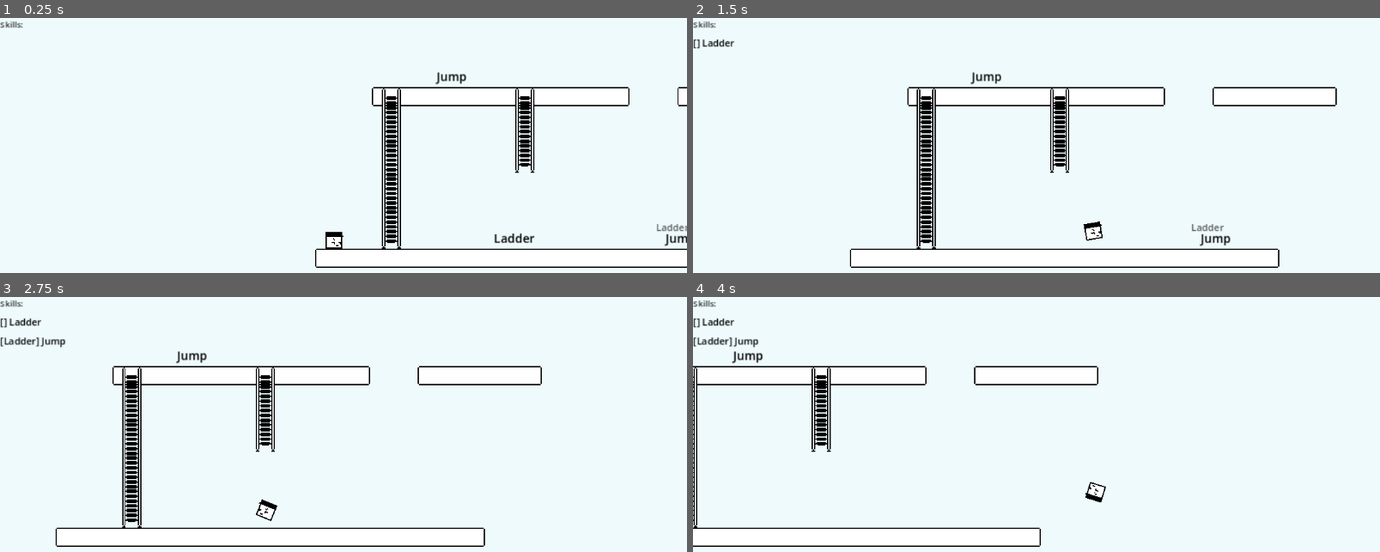
Above: before the commit, frames 1-4 (two rows, left to right).
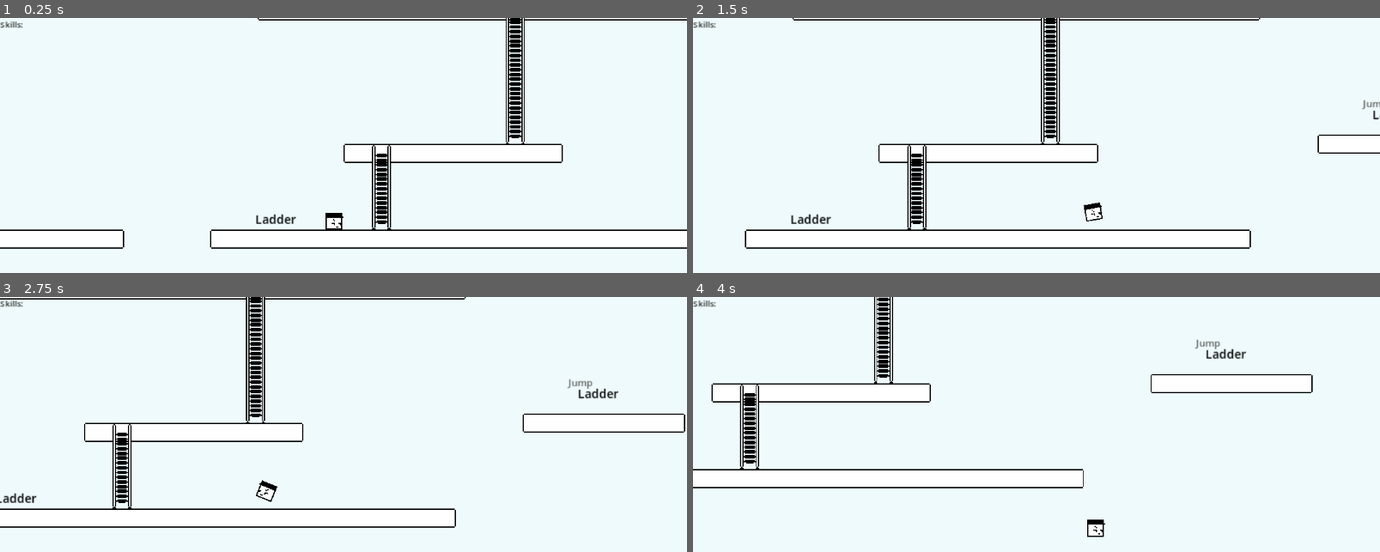
Above: after the commit, the same moments.

Repository: mariacki/and_what
Game: Godot game, scene res://scenes/game.tscn
Two runs of this game, one before a commit and one after it. Both use one fixed random seed, a clock stepped at 60 frames per second and the inputs below.
Inputs:
- Up to frame 1 (0.25 s): no input
- Up to frame 2 (1.5 s): tap Enter at 0.5 s; hold Right (ui_right) from 0.53 s (still down); tap Ctrl (action) at 0.6, 1.35 s
- Up to frame 3 (2.75 s): release Right (ui_right) at 2.03 s; hold Left (ui_left) from 2.03 s (still down); tap Ctrl (action) at 2.1 s
- Up to frame 4 (4 s): release Left (ui_left) at 2.78 s; hold Right (ui_right) from 2.78 s (still down); tap Ctrl (action) at 2.85, 3.6 s

The runs differ from the first frame. In frame 1, 6.9% of the frame differs, in the area x 0-100%, y 0-98%; in frame 2, 7.4%; in frame 3, 7.6%; in frame 4, 6.1%.

Commit message:
Player detects what it can interact with

Diff:
--- a/scenes/game.tscn
+++ b/scenes/game.tscn
@@ -9,48 +9,62 @@
 [node name="Game" type="Node2D" unique_id=1286791302]
 
 [node name="Platform3" parent="." unique_id=661368424 instance=ExtResource("1_lnu2h")]
-position = Vector2(376, 448)
-number_of_segments = 5
+position = Vector2(184, 304)
+number_of_segments = 25
 
 [node name="SkillCard3" parent="." unique_id=1035689853 instance=ExtResource("1_lbhrr")]
-position = Vector2(184, 424)
-requires = ""
+position = Vector2(264, 80)
+requires = 0
 provides = 3
 
 [node name="SkillCard" parent="." unique_id=1509141401 instance=ExtResource("1_lbhrr")]
-position = Vector2(232, 560)
-requires = ""
+position = Vector2(232, 280)
+requires = 0
 provides = 1
 
-[node name="SkillCard2" parent="." unique_id=791901644 instance=ExtResource("1_lbhrr")]
-position = Vector2(376, 560)
-requires = 1
-provides = 3
+[node name="Platform9" parent="." unique_id=655066593 instance=ExtResource("1_lnu2h")]
+position = Vector2(664, 224)
+number_of_segments = 7
 
-[node name="Platform2" parent="." unique_id=1914121879 instance=ExtResource("1_lnu2h")]
-position = Vector2(120, 448)
-number_of_segments = 12
+[node name="Platform11" parent="." unique_id=1590355060 instance=ExtResource("1_lnu2h")]
+position = Vector2(224, 112)
+number_of_segments = 23
 
-[node name="Platform" parent="." unique_id=1732639023 instance=ExtResource("1_lnu2h")]
-position = Vector2(72, 584)
-number_of_segments = 21
+[node name="Platform6" parent="." unique_id=220434807 instance=ExtResource("1_lnu2h")]
+position = Vector2(-72, 304)
+number_of_segments = 10
+
+[node name="Platform7" parent="." unique_id=1708893482 instance=ExtResource("1_lnu2h")]
+position = Vector2(-192, 232)
+number_of_segments = 10
+
+[node name="Platform4" parent="." unique_id=205037669 instance=ExtResource("1_lnu2h")]
+position = Vector2(296, 232)
+number_of_segments = 10
+
+[node name="SkillCard4" parent="." unique_id=1734962146 instance=ExtResource("1_lbhrr")]
+position = Vector2(720, 192)
+requires = 3
+provides = 1
 
 [node name="Player" parent="." unique_id=101684812 instance=ExtResource("1_uwrxv")]
-position = Vector2(80, 544)
+position = Vector2(280, 280)
 
 [node name="Camera2D" type="Camera2D" parent="Player" unique_id=1768085367]
 position = Vector2(8, 0)
 drag_horizontal_enabled = true
 drag_vertical_enabled = true
 
-[node name="Ladder" parent="." unique_id=1388910834 instance=ExtResource("2_yqjtg")]
-z_index = 100
-position = Vector2(128, 448)
-number_of_segments = 7
+[node name="Ladder2" parent="." unique_id=791188574 instance=ExtResource("2_yqjtg")]
+position = Vector2(320, 232)
+number_of_segments = 3
 
-[node name="Ladder2" parent="." unique_id=1825102335 instance=ExtResource("2_yqjtg")]
-z_index = 100
-position = Vector2(240, 448)
+[node name="Ladder4" parent="." unique_id=1892279685 instance=ExtResource("2_yqjtg")]
+position = Vector2(432, 112)
+number_of_segments = 6
+
+[node name="Ladder3" parent="." unique_id=595869846 instance=ExtResource("2_yqjtg")]
+position = Vector2(-48, 232)
 number_of_segments = 3
 
 [node name="Ui" type="CanvasLayer" parent="." unique_id=1836440554]
--- /dev/null
+++ b/src/components/interactive.gd
@@ -0,0 +1,4 @@
+class_name Interactive
+
+func required_skill() -> SkillCard.Skill:
+	return SkillCard.Skill.NOTHING
--- /dev/null
+++ b/src/ladder/TransportPoint.gd
@@ -0,0 +1,5 @@
+class_name TransportPoint
+extends Area2D
+
+@export var destination_point: TransportPoint
+@export var required_skill: SkillCard.Skill
--- a/src/ladder/ladder.gd
+++ b/src/ladder/ladder.gd
@@ -29,63 +29,7 @@
 
 
 	z_index = Units.LAYER_INTERACTIVES
-
-	top_trigger.body_entered.connect(_on_top_enter)
-	top_trigger.body_exited.connect(_on_top_exit)
-
-	bottom_trigger.body_entered.connect(_on_bottom_enter)
-	bottom_trigger.body_exited.connect(_on_bottom_exit)
-
-
 	_update()
-
-func _physics_process(_delta: float) -> void:
-	_update_availability()
-
-func _update_availability() -> void:
-	var player = null
-
-	player = _find_player_in_trigger(top_trigger)
-	if player != null:
-		player.ladder_available(bottom_trigger.global_position)
-
-	player = _find_player_in_trigger(bottom_trigger)
-	if player != null:
-		player.ladder_available(top_trigger.global_position)
-
-
-
-func _find_player_in_trigger(trigger: Area2D) -> Player:
-	for body in trigger.get_overlapping_bodies():
-		if body is Player:
-			return body
-
-	return null
-
-
-func _on_top_enter(body: Node2D) -> void:
-	print("top enered")
-	if body is Player:
-		body.ladder_available(bottom_trigger.global_position)
-
-func _on_top_exit(body: Node2D) -> void:
-	if body is Player:
-		if body.global_position.distance_squared_to(bottom_trigger.global_position ) < Units.UNIT:
-			return
-
-		body.ladder_unavailable("top ladder unavailable")
-
-func _on_bottom_enter(body: Node2D) -> void:
-	if body is Player:
-		body.ladder_available(top_trigger.global_position)
-
-func _on_bottom_exit(body: Node2D) -> void:
-	if body is Player:
-		if body.global_position.distance_squared_to(top_trigger.global_position) <= 0.01:
-			return
-
-		body.ladder_unavailable("bottom trigger exit")
-
 
 func _update() -> void:
 	if not repeatable:
@@ -95,3 +39,9 @@
 	repeatable.number_of_segments = number_of_segments
 
 	bottom_trigger.position = repeatable.last_segment_pos() + Vector2(0, Units.HALF)
+
+func get_destination(player: Player) -> Vector2:
+	if player in top_trigger.get_overlapping_bodies():
+		return bottom_trigger.global_position
+
+	return top_trigger.global_position
--- a/src/ladder/ladder.tscn
+++ b/src/ladder/ladder.tscn
@@ -6,12 +6,14 @@
 [ext_resource type="Script" uid="uid://c6qffbqoh7euy" path="res://src/components/repeatable/repeatable.gd" id="2_dfxoj"]
 [ext_resource type="Texture2D" uid="uid://bw6jmr0w5wixa" path="res://texture/ladder_bottom.png" id="3_dfxoj"]
 [ext_resource type="Script" uid="uid://ddv6ed70sikt8" path="res://src/components/repeatable/repeatable_segment.gd" id="4_kn724"]
+[ext_resource type="Script" uid="uid://dexx0ujdln3rf" path="res://src/ladder/TransportPoint.gd" id="7_jvy3v"]
 
 [sub_resource type="RectangleShape2D" id="RectangleShape2D_0p6nn"]
 
 [sub_resource type="RectangleShape2D" id="RectangleShape2D_751gj"]
 
 [node name="Ladder" type="Node2D" unique_id=1825102335]
+z_index = 100
 script = ExtResource("1_cjowv")
 
 [node name="Repeatable" type="Node2D" parent="." unique_id=58516107]
@@ -22,7 +24,7 @@
 [node name="Bottom" type="Sprite2D" parent="Repeatable" unique_id=1435871046]
 unique_name_in_owner = true
 texture_filter = 1
-position = Vector2(0, 32)
+position = Vector2(0, 24)
 texture = ExtResource("3_dfxoj")
 region_enabled = true
 region_rect = Rect2(0, 0, 16, 16)
@@ -33,7 +35,8 @@
 [node name="Middle" type="Sprite2D" parent="Repeatable" unique_id=1625435491]
 unique_name_in_owner = true
 texture_filter = 1
-position = Vector2(0, 16)
+texture_repeat = 2
+position = Vector2(0, 8)
 texture = ExtResource("2_cjowv")
 region_enabled = true
 region_rect = Rect2(0, 0, 16, 16)
@@ -48,16 +51,22 @@
 script = ExtResource("4_kn724")
 metadata/_custom_type_script = "uid://ddv6ed70sikt8"
 
-[node name="TopTrigger" type="Area2D" parent="." unique_id=1721290718]
+[node name="TopTrigger" type="Area2D" parent="." unique_id=1721290718 node_paths=PackedStringArray("destination_point")]
 position = Vector2(0, -8)
+script = ExtResource("7_jvy3v")
+destination_point = NodePath("../BottomTrigger")
+required_skill = 1
 
 [node name="TopShape" type="CollisionShape2D" parent="TopTrigger" unique_id=408443890]
 unique_name_in_owner = true
 scale = Vector2(1.5, 1.5)
 shape = SubResource("RectangleShape2D_0p6nn")
 
-[node name="BottomTrigger" type="Area2D" parent="." unique_id=1515336050]
-position = Vector2(0, 40)
+[node name="BottomTrigger" type="Area2D" parent="." unique_id=1515336050 node_paths=PackedStringArray("destination_point")]
+position = Vector2(0, 32)
+script = ExtResource("7_jvy3v")
+destination_point = NodePath("../TopTrigger")
+required_skill = 1
 
 [node name="BottomShape" type="CollisionShape2D" parent="BottomTrigger" unique_id=1183101453]
 unique_name_in_owner = true
--- a/src/player/detection_area.gd
+++ b/src/player/detection_area.gd
@@ -7,3 +7,22 @@
 			return area
 
 	return null
+
+
+
+func get_interactives() -> Array[Node2D]:
+	var nodes: Array[Node2D]
+
+	for area in get_overlapping_areas():
+		if area is SkillCard:
+			nodes.append(area)
+
+		if area is Edge:
+			nodes.append(area)
+
+	for body in get_overlapping_bodies():
+		if body is Ladder:
+			nodes.append(body)
+
+
+	return nodes
--- a/src/player/player.gd
+++ b/src/player/player.gd
@@ -2,11 +2,8 @@
 
 signal skills_updated(skills: Array[SkillCard])
 
-
 const SPEED = 200.0
 const JUMP_VELOCITY = -400.0
-
-
 
 @export var animation_player: AnimationPlayer
 @export var sprite: Sprite2D
@@ -17,8 +14,7 @@
 var state_machine: StateMachine = StateMachine.new()
 var skills: Array[SkillCard] = []
 
-
-var move_dest: Vector2 = Vector2.ZERO
+var move_destination: Vector2 = Vector2.ZERO
 var moving_animation: String = "idle"
 var can_climb: bool = false
 
@@ -31,7 +27,7 @@
 	animation_player.play("move")
 
 	state_machine.register_state(PlayerWalking, PlayerWalking.new())
-	state_machine.register_state(PlayerClimbing, PlayerClimbing.new())
+	state_machine.register_state(PlayerInTransport, PlayerInTransport.new())
 	state_machine.register_state(PlayerFalling, PlayerFalling.new())
 
 	state_machine.switch_state(PlayerWalking, self)
@@ -49,23 +45,8 @@
 	if not is_on_floor():
 		velocity.y = 200
 
-func _current_state() -> PlayerBaseState:
-	return state_machine.current as PlayerBaseState
-
 func _physics_process(delta: float) -> void:
 	_current_state().physics_process(self, delta)
-
-func ladder_available(pos: Vector2) -> void:
-	_current_state().ladder_available(self, pos)
-
-func ladder_unavailable(_name: String) -> void:
-	_current_state().ladder_unavailable(self)
-
-func skill_card_available(skill: SkillCard) -> void:
-	_current_state().skill_card_available(self, skill)
-
-func skill_card_unavailable() -> void:
-	_current_state().skill_card_unavailable(self)
 
 
 func _update_animations(direction: float) -> void:
@@ -90,3 +71,15 @@
 		return "move_left"
 
 	return "move_right"
+
+
+func _current_state() -> PlayerBaseState:
+	return state_machine.current as PlayerBaseState
+
+
+func has_skill(skill_id: SkillCard.Skill) -> bool:
+	for skill in skills:
+		if skill.provides == skill_id:
+			return true
+
+	return false
--- a/src/player/player.tscn
+++ b/src/player/player.tscn
@@ -191,7 +191,7 @@
 texture_filter = 1
 position = Vector2(15, 0)
 rotation = 1.5707964
-scale = Vector2(0.5, 0.5)
+scale = Vector2(0.8, 0.8)
 texture = ExtResource("3_mf2ua")
 
 [node name="DetectionArea" type="Area2D" parent="." unique_id=702263594]
--- a/src/player/states/player_climing.gd
+++ b/src/player/states/player_in_transport.gd
@@ -1,4 +1,4 @@
-class_name PlayerClimbing
+class_name PlayerInTransport
 extends PlayerBaseState
 
 func _enter(player: Player) -> void:
@@ -6,7 +6,7 @@
 
 
 func physics_process(player: Player, _delta: float) -> void:
-	player.global_position = player.global_position.move_toward(player.move_dest, _delta * Player.SPEED)
+	player.global_position = player.global_position.move_toward(player.move_destination, _delta * Player.SPEED)
 
-	if player.global_position.distance_squared_to(player.move_dest) <= 0.01:
+	if player.global_position.distance_squared_to(player.move_destination) <= 0.01:
 		player.state_machine.switch_state(PlayerWalking, player)
--- a/src/player/states/player_walking.gd
+++ b/src/player/states/player_walking.gd
@@ -16,99 +16,107 @@
 	player.apply_gravity()
 	player.move_and_slide()
 
+	_handle_interactions(player)
+
+
+func _handle_interactions(player: Player) -> void:
+	arrow_reset(player)
+
+	for interactive in player.detection_area.get_overlapping_areas():
+		if interactive is SkillCard:
+			_handle_skill_card(player, interactive)
+			return
+
+		if interactive is TransportPoint:
+			_handle_transport_point(player, interactive)
+			return
+
+		if interactive is Edge:
+			_handle_edge(player, interactive)
+			return
+
+
+func _handle_skill_card(player: Player, card: SkillCard) -> void:
+	if not card.visible:
+		return
+
+	arrow_point_at(player, card.global_position)
+
+	if not Input.is_action_just_pressed("action"):
+		return
+
+	if not _inventory_can_place_card(player, card):
+		return
+
+	_inventory_place_card(player, card)
+
+
+func _handle_edge(player: Player, edge: Edge) -> void:
+	if edge.jump_direction == Vector2.ZERO:
+		return
+
+	if not player.has_skill(SkillCard.Skill.JUMP):
+		return
+
+	arrow_show_jump(player, edge)
+
+	if not Input.is_action_just_pressed("action"):
+		return
+
+	player.move_destination = player.global_position + edge.jump_direction * player.jump_length
+	player.moving_animation = "jump"
+
+	player.state_machine.switch_state(PlayerInTransport, player)
+
+func _handle_transport_point(player: Player, transport_point: TransportPoint) -> void:
+	if not player.has_skill(transport_point.required_skill):
+		return
+
+	arrow_point_at(player, transport_point.destination_point.global_position)
+
+	if not Input.is_action_just_pressed("action"):
+		return
+
+	player.move_destination = transport_point.destination_point.global_position
+	player.moving_animation = "idle"
+	player.global_position.x = transport_point.destination_point.global_position.x
+
+	player.state_machine.switch_state(PlayerInTransport, player)
+
+func _inventory_can_place_card(player: Player, card: SkillCard) -> bool:
+	if not card.visible:
+		return false
+
+	if card.requires == SkillCard.Skill.NOTHING:
+		return true
+
+	var last_skill = player.skills[player.skills.size() - 1]
+	return last_skill.provides == card.requires
+
+func _inventory_place_card(player: Player, card: SkillCard) -> void:
+	if card.requires == SkillCard.Skill.NOTHING:
+		for skill in player.skills:
+			skill.show()
+
+		player.skills = [card]
+	else:
+		player.skills.append(card)
+
+	card.visible = false
+	player.skills_updated.emit(player.skills)
+
+
+func arrow_point_at(player: Player, position: Vector2) -> void:
+	player.arrow.show()
+	player.arrow.look_at(position)
+
+func arrow_show_jump(player: Player, edge: Edge) -> void:
+	player.arrow.show()
+	player.arrow.position.x += edge.jump_direction.x * player.jump_length
+	player.arrow.position.y -= Units.UNIT
+	player.arrow.rotation_degrees = 90
+
+func arrow_reset(player: Player) -> void:
 	player.arrow.hide()
 	player.arrow.position = Vector2.ZERO
 	player.moving_animation = "idle"
-
-	if _can_climb(player):
-		player.arrow.show()
-		player.arrow.look_at(player.move_dest)
-		if Input.is_action_just_pressed("action"):
-			player.global_position.x = player.move_dest.x
-			player.state_machine.switch_state(PlayerClimbing, player)
-			return
-
-	if _can_pickup_card(player):
-		player.arrow.show()
-		player.arrow.look_at(player.skill_card_pickup.global_position)
-		if Input.is_action_just_pressed("action"):
-			_pickup_card(player)
-			return
-
-	var edge = player.detection_area.edge_find_first()
-	if edge and edge.jump_direction != Vector2.ZERO and _has_jump_skill(player):
-		player.arrow.show()
-		player.arrow.position.x += edge.jump_direction.x * player.jump_length
-		player.arrow.position.y -= Units.UNIT
-		player.arrow.rotation_degrees = 90
-
-		if Input.is_action_just_released("action"):
-			player.move_dest = player.global_position + edge.jump_direction * player.jump_length
-			player.moving_animation = "jump"
-			player.state_machine.switch_state(PlayerClimbing, player)
-
-			return
-
-
-func _has_jump_skill(player: Player) -> bool:
-	for skill in player.skills:
-		if skill.provides == SkillCard.Skill.JUMP:
-			return true
-
-	return false
-
-func ladder_available(player: Player, climb_dest: Vector2) -> void:
-	player.can_climb = true
-	player.move_dest = climb_dest
-
-func ladder_unavailable(player: Player) -> void:
-	player.can_climb = false
-
-func skill_card_available(player: Player, skill_card: SkillCard) -> void:
-	player.skill_card_pickup = skill_card
-
-func skill_card_unavailable(player: Player) -> void:
-	player.skill_card_pickup = null
-
-	player.arrow.visible = false
-
-func _can_pickup_card(player: Player) -> bool:
-	if not player.skill_card_pickup:
-		return false
-
-	if not player.skill_card_pickup.visible:
-		return false
-
-	if player.skills.is_empty():
-		return true
-
-	if player.skill_card_pickup.requires == SkillCard.Skill.NOTHING:
-		return true
-
-	var last_skill = player.skills[player.skills.size() - 1]
-
-	return last_skill.provides == player.skill_card_pickup.requires
-
-func _pickup_card(player: Player) -> void:
-	if player.skill_card_pickup.requires == SkillCard.Skill.NOTHING:
-		for skill in player.skills:
-			skill.show()
-
-		player.skills = [player.skill_card_pickup]
-	else:
-		player.skills.append(player.skill_card_pickup)
-
-	player.skill_card_pickup.visible = false
-	player.skill_card_pickup = null
-	player.skills_updated.emit(player.skills)
-
-
-func _can_climb(player: Player) -> bool:
-	if not player.can_climb:
-		return false
-
-	for skill in player.skills:
-		if skill.provides == SkillCard.Skill.LADDER:
-			return true
-
-	return false
--- a/src/skill_card/skill_card.gd
+++ b/src/skill_card/skill_card.gd
@@ -23,28 +23,12 @@
 		_update_provides_label()
 
 
-
 func _ready() -> void:
 	assert(requires_label != null, "null requirement label")
 	assert(provides_label != null, "null provides label")
 
 	requires_label.text = get_label_text(requires)
 	provides_label.text = get_label_text(provides)
-
-	body_entered.connect(_body_entered)
-	body_exited.connect(_body_exited)
-
-
-func _body_entered(body: Node2D) -> void:
-	if body is Player:
-		print("player entered")
-		body.skill_card_available(self)
-
-
-func _body_exited(body: Node2D) -> void:
-	if body is Player:
-		print("player exited")
-		body.skill_card_unavailable()
 
 
 func _update_requires_label() -> void:
@@ -53,6 +37,7 @@
 
 	requires_label.text = get_label_text(requires)
 
+
 func _update_provides_label() -> void:
 	if not provides_label:
 		return
@@ -60,11 +45,14 @@
 	print("updating label")
 	provides_label.text = get_label_text(provides)
 
+
 func requires_string() -> String:
 	return get_label_text(requires)
 
+
 func provides_string() -> String:
 	return get_label_text(provides)
+
 
 func get_label_text(type: Skill) -> String:
 	match type:
Not shown, added: src/components/interactive.gd.uid
Not shown, added: src/ladder/TransportPoint.gd.uid
Renamed: src/player/states/player_climing.gd.uid -> src/player/states/player_in_transport.gd.uid
Binary file changed: texture/pointer.png
Not shown, changed: todo.md
